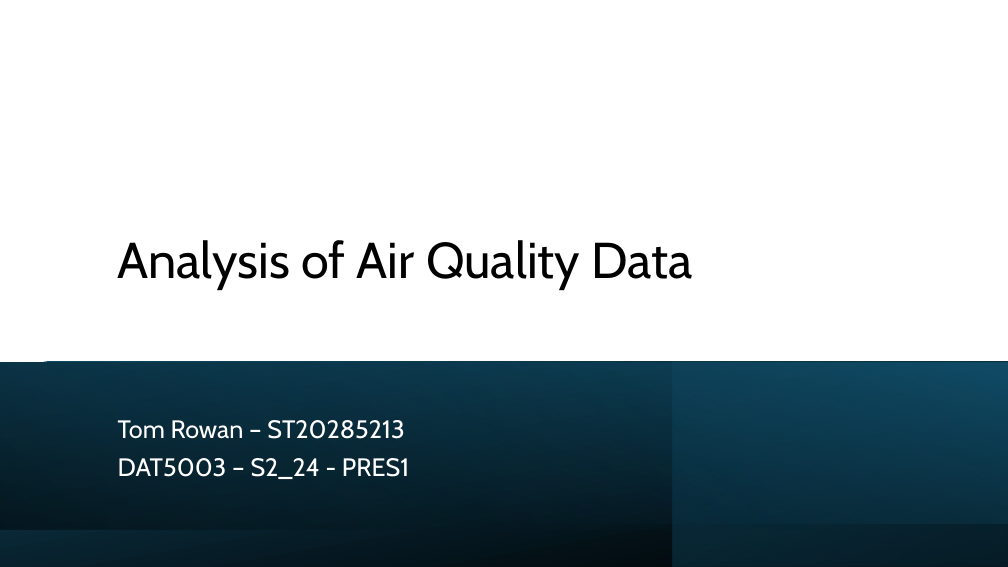
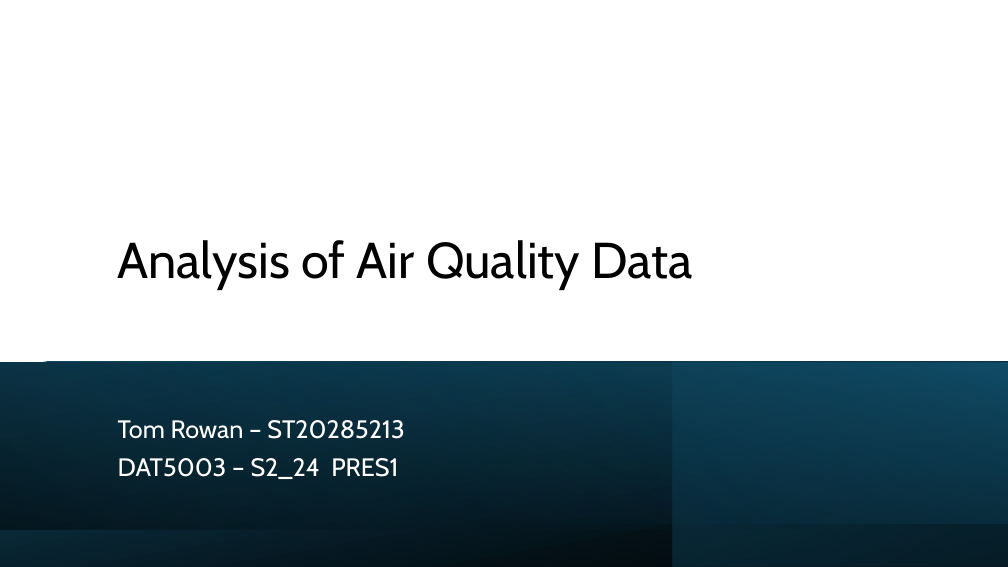
Before and after one commit to daemonchild/cardiffmet-dat5003-applied-datascience, a slide deck: slide 1 of DAT5003-S2_24-AirQuality-ST20285213-TomRowan_PRES1.pptx. Drawn at 1008x567 pixels with LibreOffice and Linux fonts; fonts in the diff are those of the drawing. Boxes give left, top, right and bottom in pixels: in the first picture for what was removed or moved away, otherwise in the second. Text is boxed around its words. In the diff, an @@ line names an element or a change of style, - is before the commit and + after.

```diff
--- a/DAT5003-S2_24-AirQuality-ST20285213-TomRowan_PRES1.pptx
+++ b/DAT5003-S2_24-AirQuality-ST20285213-TomRowan_PRES1.pptx
@@ subtitle at bbox=[118, 458, 398, 479]: text changed @@
-DAT5003 – S2_24 - PRES1
+DAT5003 – S2_24 PRES1
```
Also in this commit, not shown: 10 other slides changed, 2 slides added, 4 other files.
